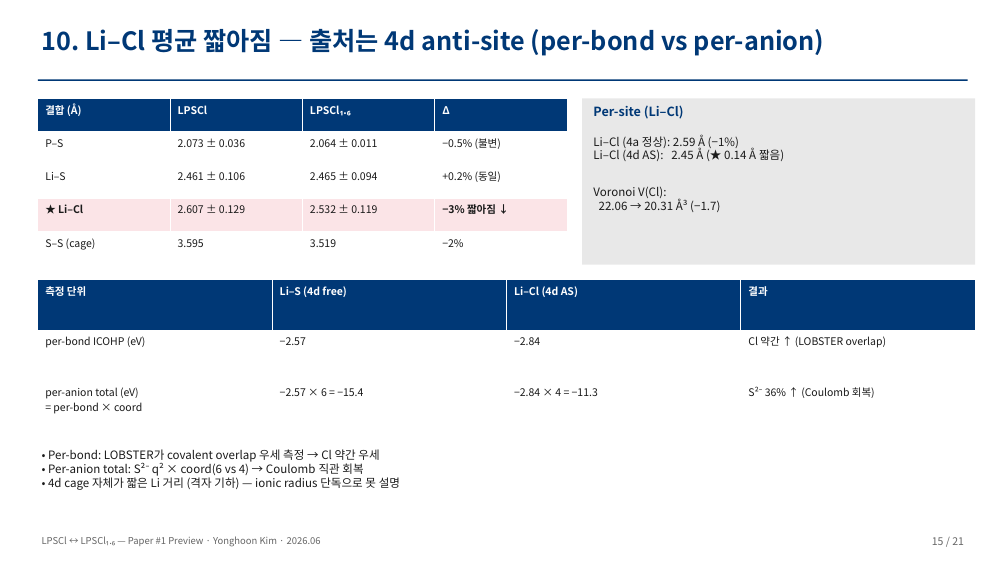
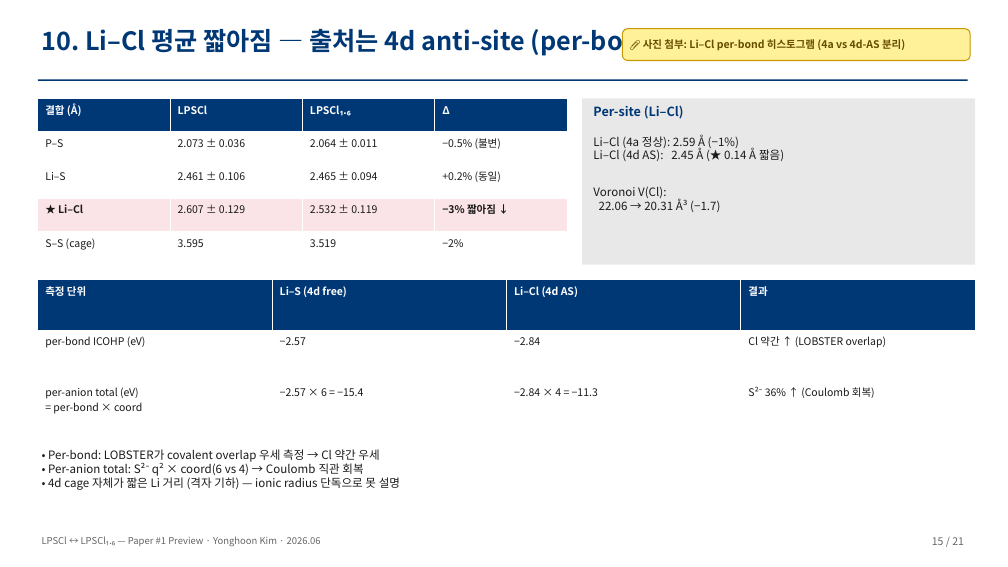
Before and after one commit to yonghoon7153-source/Yonghoon-DEM-DFT, a slide deck: slide 15 of kb/papers/lpscl_vs_lpscl16_seminar_v1.pptx. Drawn at 1008x567 pixels with LibreOffice and Linux fonts; fonts in the diff are those of the drawing. Boxes give left, top, right and bottom in pixels: in the first picture for what was removed or moved away, otherwise in the second. Text is boxed around its words. In the diff, an @@ line names an element or a change of style, - is before the commit and + after.

```diff
--- a/kb/papers/lpscl_vs_lpscl16_seminar_v1.pptx
+++ b/kb/papers/lpscl_vs_lpscl16_seminar_v1.pptx
@@ rounded rectangle added at (x1=622, y1=29, x2=970, y2=60), fill #FFF19A, outline #C89A00 1 pt, 10 pt, text #664D00, bold @@
+📎 사진 첨부: Li–Cl per-bond 히스토그램 (4a vs 4d-AS 분리)
```
Also in this commit, not shown: 21 other slides changed, 1 other file.
